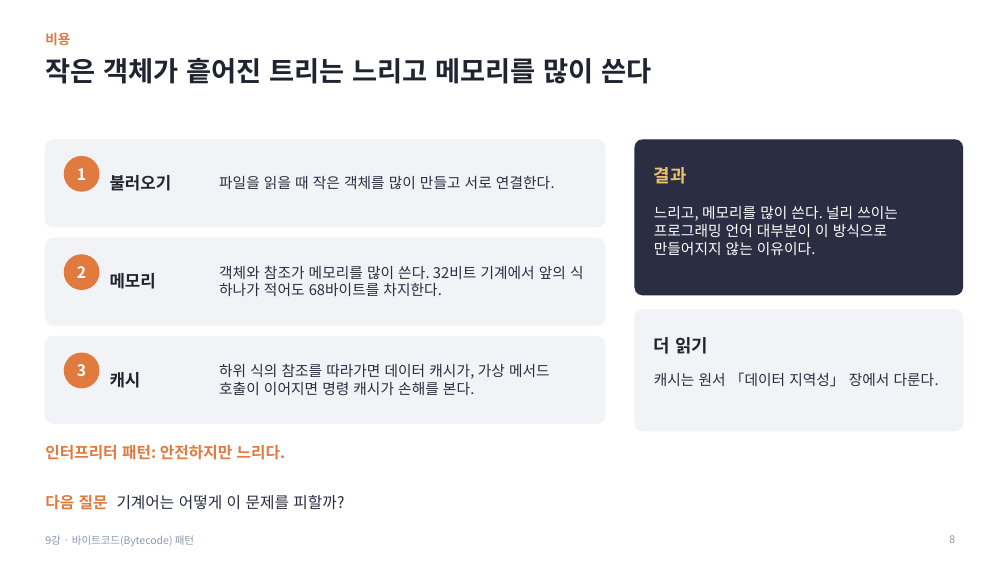
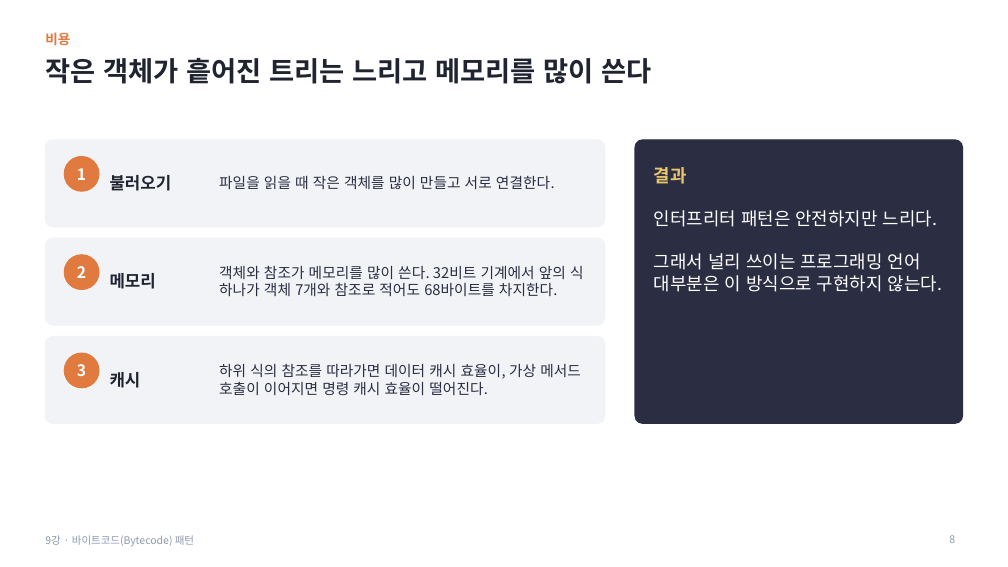
Before and after one commit to Meerkat-GMD/MiniTactics_Student, a slide deck: slide 8 of MiniTactics_Student_Lesson9/09차시_바이트코드_패턴_수업자료.pptx. Drawn at 1008x567 pixels with LibreOffice and Linux fonts; fonts in the diff are those of the drawing. Boxes give left, top, right and bottom in pixels: in the first picture for what was removed or moved away, otherwise in the second. Text is boxed around its words. In the diff, an @@ line names an element or a change of style, - is before the commit and + after.

```diff
--- a/MiniTactics_Student_Lesson9/09차시_바이트코드_패턴_수업자료.pptx
+++ b/MiniTactics_Student_Lesson9/09차시_바이트코드_패턴_수업자료.pptx
@@ rounded rectangle: place and size @@
-rounded rectangle at box(635, 140, 963, 295)
+rounded rectangle at box(635, 140, 963, 423)
@@ rounded rectangle at box(635, 140, 963, 423): proportions changed @@
@@ text at box(654, 210, 943, 292): text changed; size 14 to 17 pt @@
-느리고, 메모리를 많이 쓴다. 널리 쓰이는 프로그래밍 언어 대부분이 이 방식으로 만들어지지 않는 이유이다.
+인터프리터 패턴은 안전하지만 느리다.
+그래서 널리 쓰이는 프로그래밍 언어 대부분은 이 방식으로 구현하지 않는다.
@@ text at box(219, 265, 584, 296): text changed @@
-객체와 참조가 메모리를 많이 쓴다. 32비트 기계에서 앞의 식 하나가 적어도 68바이트를 차지한다.
+객체와 참조가 메모리를 많이 쓴다. 32비트 기계에서 앞의 식 하나가 객체 7개와 참조로 적어도 68바이트를 차지한다.
@@ rounded rectangle removed at box(635, 310, 963, 431) @@
@@ text removed at box(654, 337, 708, 354) @@
-더 읽기
@@ text at box(219, 364, 581, 395): text changed @@
-하위 식의 참조를 따라가면 데이터 캐시가, 가상 메서드 호출이 이어지면 명령 캐시가 손해를 본다.
+하위 식의 참조를 따라가면 데이터 캐시 효율이, 가상 메서드 호출이 이어지면 명령 캐시 효율이 떨어진다.
@@ text removed at box(654, 372, 939, 387) @@
-캐시는 원서 「데이터 지역성」 장에서 다룬다.
@@ text removed at box(45, 445, 286, 460) @@
-인터프리터 패턴: 안전하지만 느리다.
@@ text removed at box(45, 495, 344, 510) @@
-다음 질문 기계어는 어떻게 이 문제를 피할까?
```
Also in this commit, not shown: 33 other slides changed, 11 other files.
